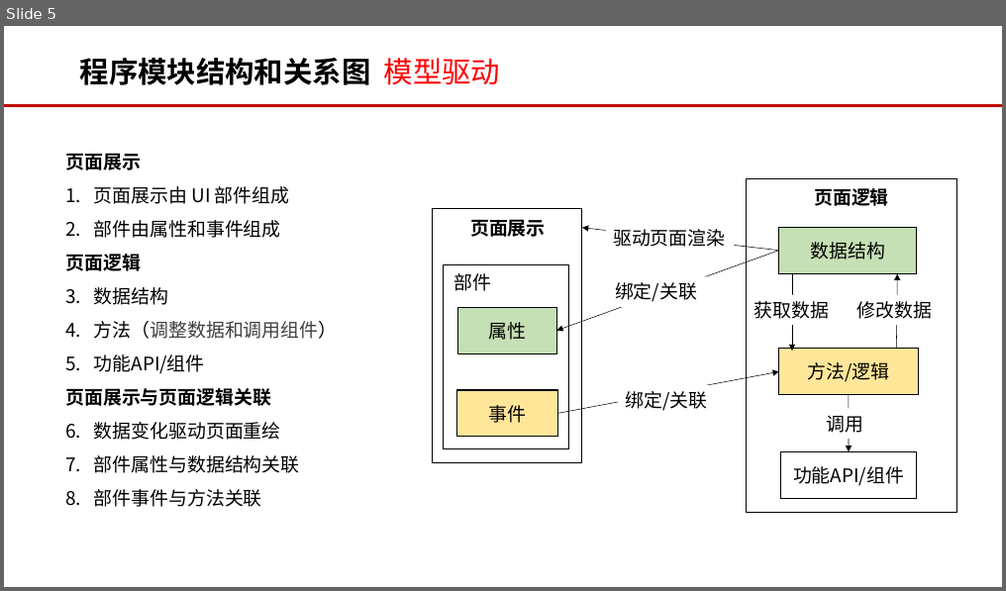
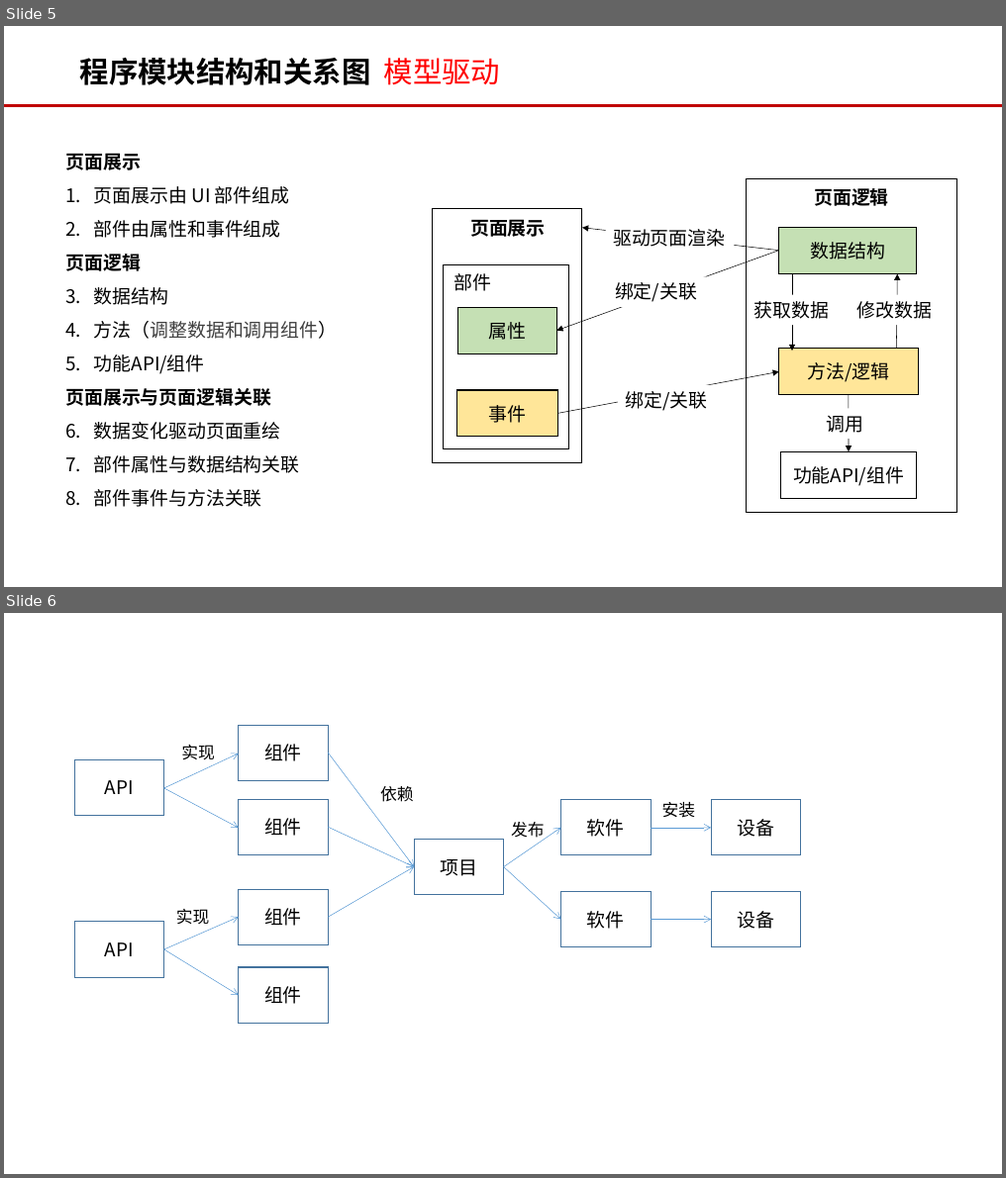
Before and after one commit to blocklang/blocklang.com, a slide deck: docs/spec/BlockLang.pptx. Shown one above the other, each under a label of ours: slide 5 before the commit, slides 5 and 6 after it. The pictures are 1006x591 and 1006x1178 pixels, drawn with LibreOffice and Linux fonts; fonts in the diff are those of the drawing. Boxes give left, top, right and bottom in pixels: in the first picture for what was removed or moved away, otherwise in the second. Text is boxed around its words. In the diff, an @@ line names an element or a change of style, - is before the commit and + after.

Commit message:
编写组件说明

```diff
--- a/docs/spec/BlockLang.pptx
+++ b/docs/spec/BlockLang.pptx
@@ slide 6 added at box(4, 613, 1002, 1174), background #FFFFFF @@
@@ rectangle added at box(239, 725, 328, 780), outline #43739E 1 pt, 18 pt, text #000000 @@
+组件
@@ rectangle added at box(74, 760, 164, 815), outline #43739E 1 pt, 18 pt, text #000000 @@
+API
@@ arrow added from (164, 788) to (239, 754), #5B9BD5 0.5 pt @@
@@ text added at box(181, 745, 215, 761), 16 pt, text #000000 @@
+实现
@@ arrow added from (328, 753) to (414, 866), #5B9BD5 0.5 pt @@
@@ arrow added from (164, 788) to (239, 828), #5B9BD5 0.5 pt @@
@@ text added at box(380, 786, 414, 802), 16 pt, text #000000 @@
+依赖
@@ rectangle added at box(239, 799, 328, 855), outline #43739E 1 pt, 18 pt, text #000000 @@
+组件
@@ rectangle added at box(561, 800, 650, 856), outline #43739E 1 pt, 18 pt, text #000000 @@
+软件
@@ text added at box(662, 802, 696, 818), 16 pt, text #000000 @@
+安装
@@ rectangle added at box(712, 800, 801, 856), outline #43739E 1 pt, 18 pt, text #000000 @@
+设备
@@ arrow added from (328, 827) to (414, 866), #5B9BD5 0.5 pt @@
@@ rectangle added at box(414, 839, 504, 894), outline #43739E 1 pt, 18 pt, text #000000 @@
+项目
@@ arrow added from (504, 866) to (561, 828), #5B9BD5 0.5 pt @@
@@ text added at box(511, 822, 545, 841), 16 pt, text #000000 @@
+发布
@@ arrow added from (650, 828) to (712, 828), #5B9BD5 0.5 pt @@
@@ arrow added from (328, 917) to (414, 866), #5B9BD5 0.5 pt @@
@@ arrow added from (504, 866) to (561, 920), #5B9BD5 0.5 pt @@
@@ text added at box(176, 909, 210, 924), 16 pt, text #000000 @@
+实现
@@ rectangle added at box(239, 889, 328, 945), outline #43739E 1 pt, 18 pt, text #000000 @@
+组件
@@ rectangle added at box(561, 891, 650, 947), outline #43739E 1 pt, 18 pt, text #000000 @@
+软件
@@ rectangle added at box(712, 891, 801, 947), outline #43739E 1 pt, 18 pt, text #000000 @@
+设备
@@ rectangle added at box(74, 922, 164, 977), outline #43739E 1 pt, 18 pt, text #000000 @@
+API
@@ arrow added from (164, 950) to (239, 917), #5B9BD5 0.5 pt @@
@@ arrow added from (650, 920) to (712, 920), #5B9BD5 0.5 pt @@
@@ arrow added from (164, 950) to (239, 995), #5B9BD5 0.5 pt @@
@@ rectangle added at box(239, 967, 328, 1023), outline #43739E 1 pt, 18 pt, text #000000 @@
+组件
```
Also in this commit, not shown: 1 slide removed, 3 other files.
